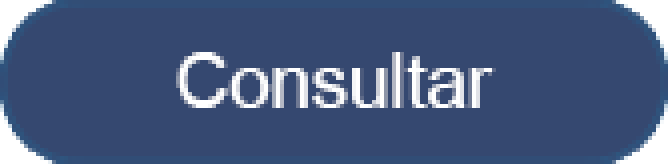
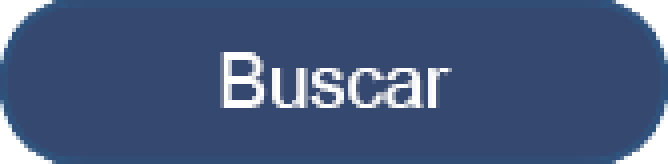
Comparing the layer stacks of the two 668 × 164 images. Changes:
added layer "Buscar" above "Consultar" over (220, 52, 452, 108)
hid "Consultar" over (176, 52, 496, 108)
